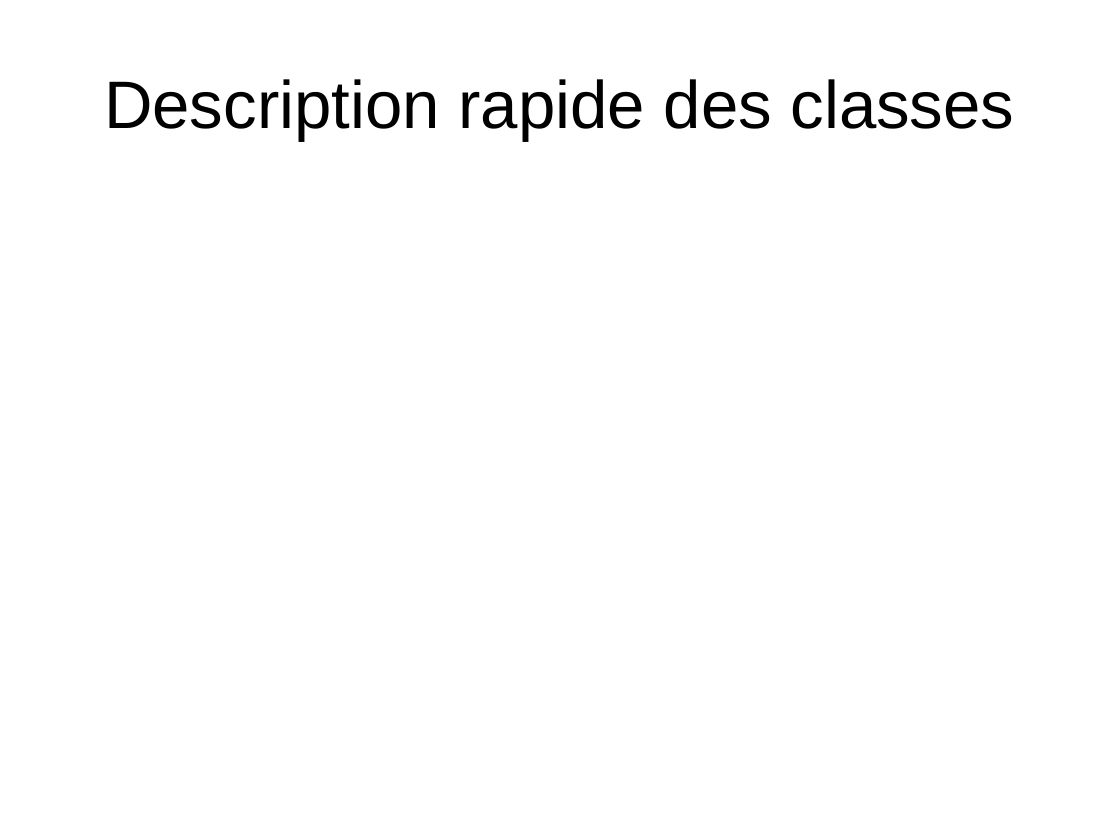
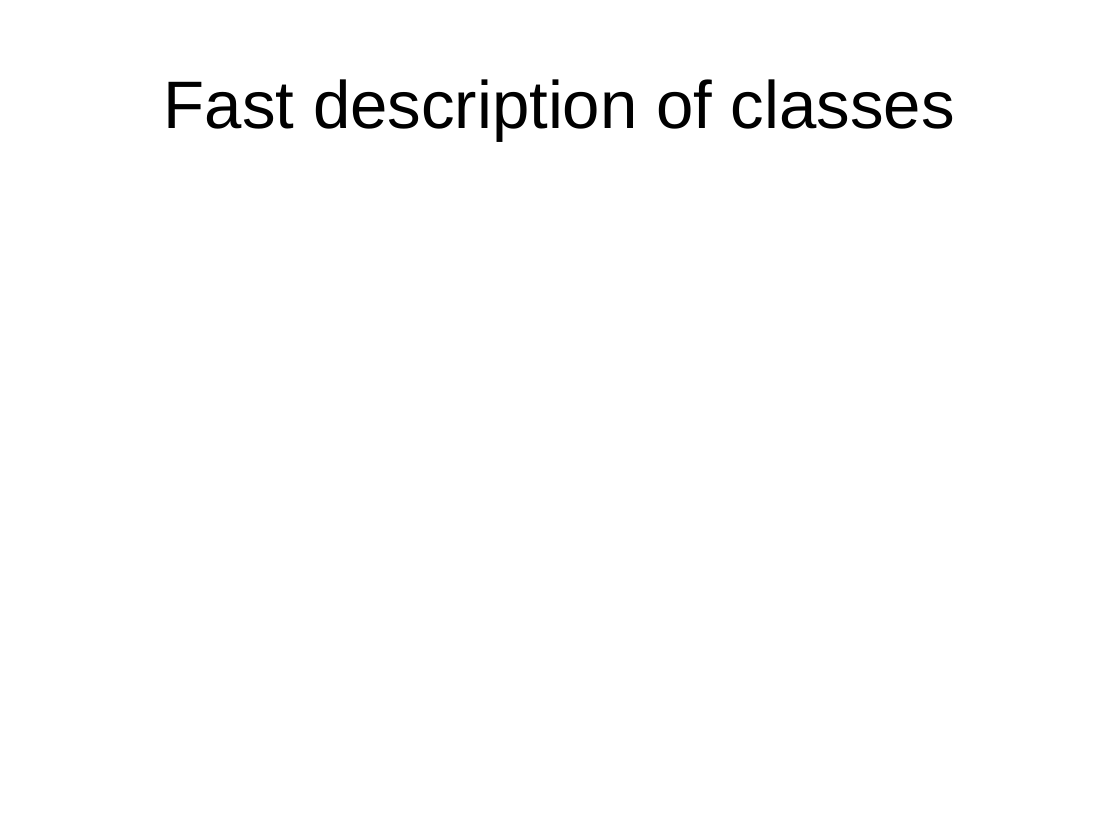
Before and after one commit to grpSputnik/Sputnik, a slide deck: slide 5 of Diapo_Video_Mini_Projet.odp. Drawn at 1120x840 pixels with LibreOffice and Linux fonts; fonts in the diff are those of the drawing; background and template pictures are left out. Boxes give left, top, right and bottom in pixels: in the first picture for what was removed or moved away, otherwise in the second. Text is boxed around its words. In the diff, an @@ line names an element or a change of style, - is before the commit and + after.

```diff
--- a/Diapo_Video_Mini_Projet.odp
+++ b/Diapo_Video_Mini_Projet.odp
@@ title at (x1=164, y1=79, x2=955, y2=140): text changed @@
-Description rapide des classes
+Fast description of classes
```
Also in this commit, not shown: 6 other slides changed, 3 slides added, 2 slides removed.
